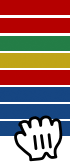
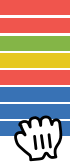
Comparing the layer stacks of the two 84px x 168px images. Changes:
painted on "Ebene 3" over (0, 0, 70, 136)
